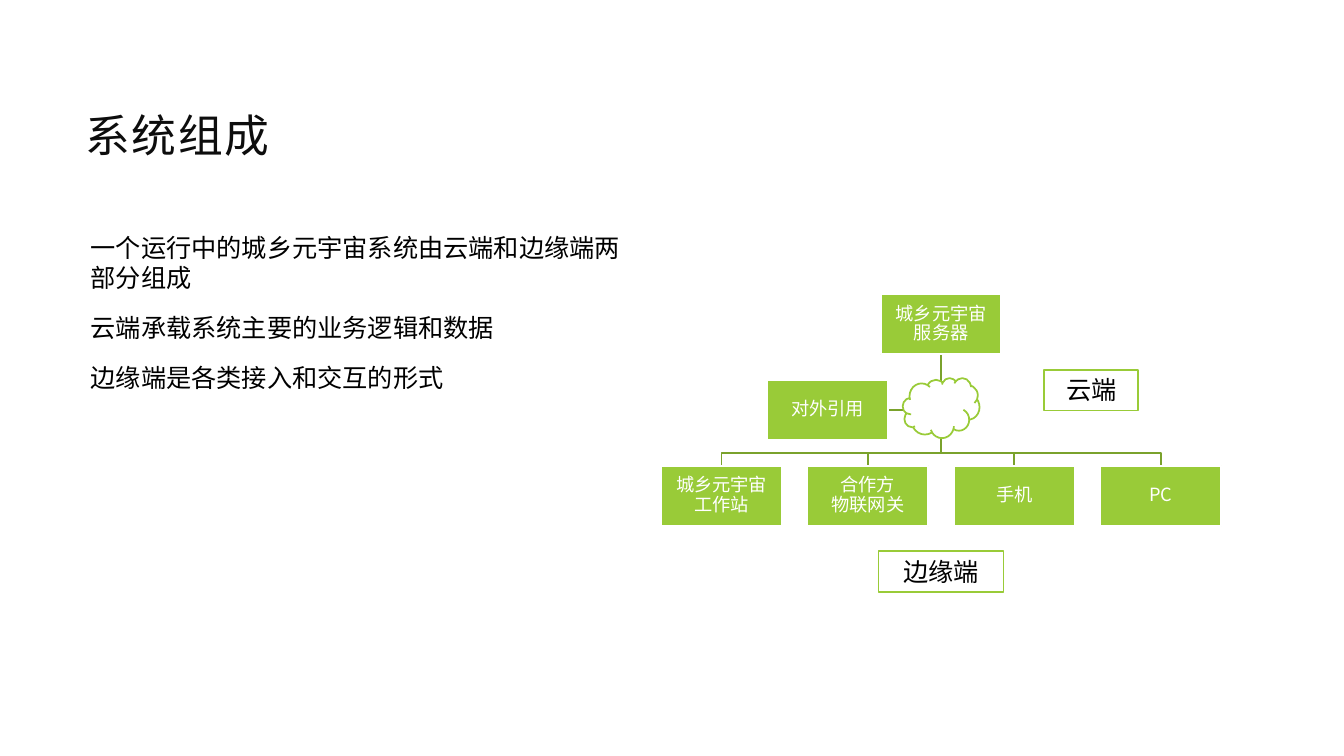
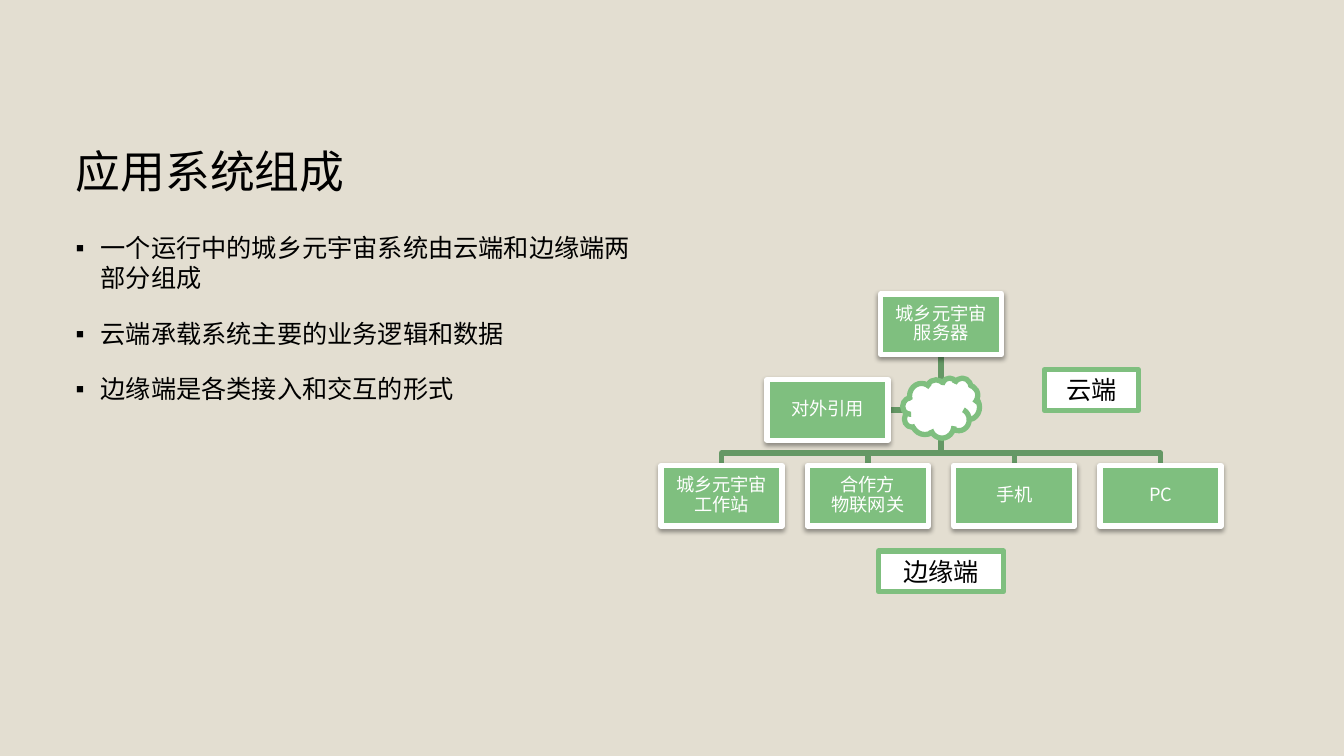
Before and after one commit to jzgi/chainfx, a slide deck: slide 6 of Docs/品链框架.pptx. Drawn at 1344x756 pixels with LibreOffice and Linux fonts; fonts in the diff are those of the drawing. Boxes give left, top, right and bottom in pixels: in the first picture for what was removed or moved away, otherwise in the second. Text is boxed around its words. In the diff, an @@ line names an element or a change of style, - is before the commit and + after.

```diff
--- a/Docs/品链框架.pptx
+++ b/Docs/品链框架.pptx
@@ background #FFFFFF to #E3DED1 @@
@@ title "应用系统组成" at bbox=[76, 150, 345, 192]: vertical alignment middle to bottom @@
@@ title at bbox=[76, 150, 345, 192]: text changed; text colour #0D0D0D to #000000 @@
-系统组成
+应用系统组成
@@ text "一个运行中的城乡元宇宙系统由云端和边缘端两部分组成" at bbox=[101, 235, 630, 400]: bullet   to ▪; more space between paragraphs @@
@@ outline #7BA32D 1.25 pt to #669966 3.78 pt in 5 elements at bbox=[888, 355, 942, 410], bbox=[942, 355, 1162, 466], bbox=[942, 355, 1015, 466], bbox=[868, 355, 942, 466], bbox=[722, 355, 942, 466] @@
@@ fill #99CB38 to #7FBF7F; outline #FFFFFF 1.5 pt to #FFFFFF 3.82 pt; shadow on in 6 elements at bbox=[881, 294, 1002, 355], bbox=[661, 466, 782, 526], bbox=[808, 466, 929, 526], bbox=[954, 466, 1075, 526], bbox=[1101, 466, 1222, 526], bbox=[767, 380, 888, 441] @@
@@ outline #99CB38 1.25 pt to #7FBF7F 3.78 pt in 3 elements at bbox=[879, 552, 1004, 592], bbox=[1045, 370, 1138, 410], bbox=[903, 378, 980, 439] @@
```
Also in this commit, not shown: 4 other slides changed, 3 slides added, 16 slides removed, 1 other file.
